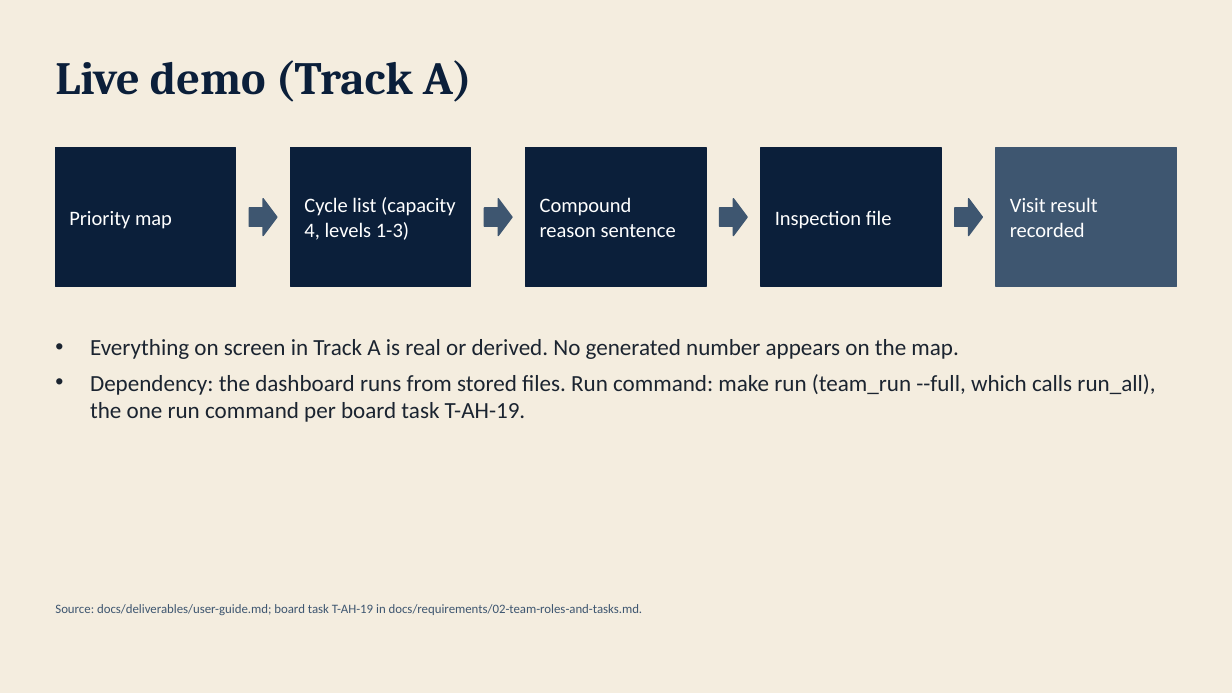
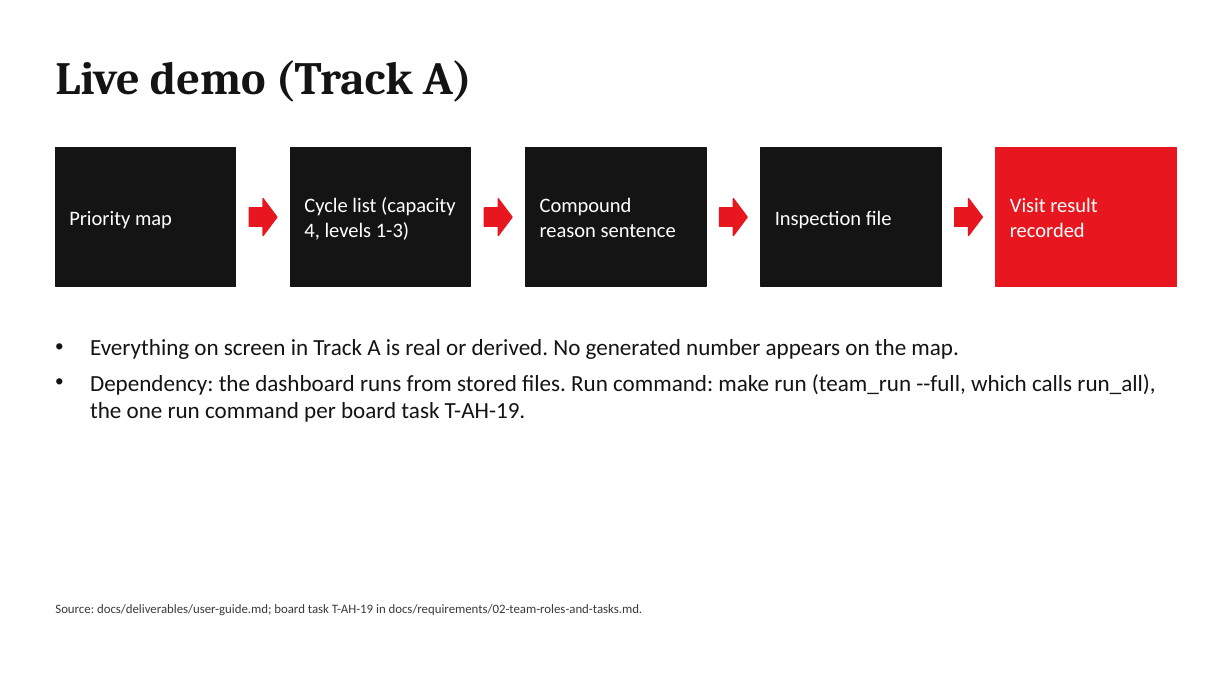
Before and after one commit to elsayedelmandoh/spaceeye-geoai, a slide deck: slide 6 of docs/deliverables/01-presentation.pptx. Drawn at 1232x693 pixels with LibreOffice and Linux fonts; fonts in the diff are those of the drawing. Boxes give left, top, right and bottom in pixels: in the first picture for what was removed or moved away, otherwise in the second. Text is boxed around its words. In the diff, an @@ line names an element or a change of style, - is before the commit and + after.

Commit message:
docs: recolor the deck to the ACUD red, black and white palette (T-EL-25)

```diff
--- a/docs/deliverables/01-presentation.pptx
+++ b/docs/deliverables/01-presentation.pptx
@@ background #F4EDDF to #FFFFFF @@
@@ text "Live demo (Track A)" at [55, 60, 472, 102]: text colour #0B1F3A to #141414 @@
@@ fill #0B1F3A to #141414; outline #0B1F3A 1 pt to #141414 1 pt in 4 elements at [55, 148, 236, 287], [291, 148, 471, 287], [526, 148, 706, 287], [761, 148, 941, 287] @@
@@ fill #3E5670 to #E8161E; outline #3E5670 1 pt to #E8161E 1 pt in 5 elements at [250, 199, 277, 236], [484, 199, 512, 236], [720, 199, 748, 236], [955, 199, 982, 236], [996, 148, 1177, 287] @@
@@ text "Everything on screen in Track ..." at [90, 339, 1155, 422]: text colour #1B2430 to #141414 @@
@@ text "Source: docs/deliverables/user-guide.md; board task T-AH-19 ..." at [55, 604, 643, 615]: text colour #3E5670 to #3A3A3A @@
```
Also in this commit, not shown: 11 other slides changed.
